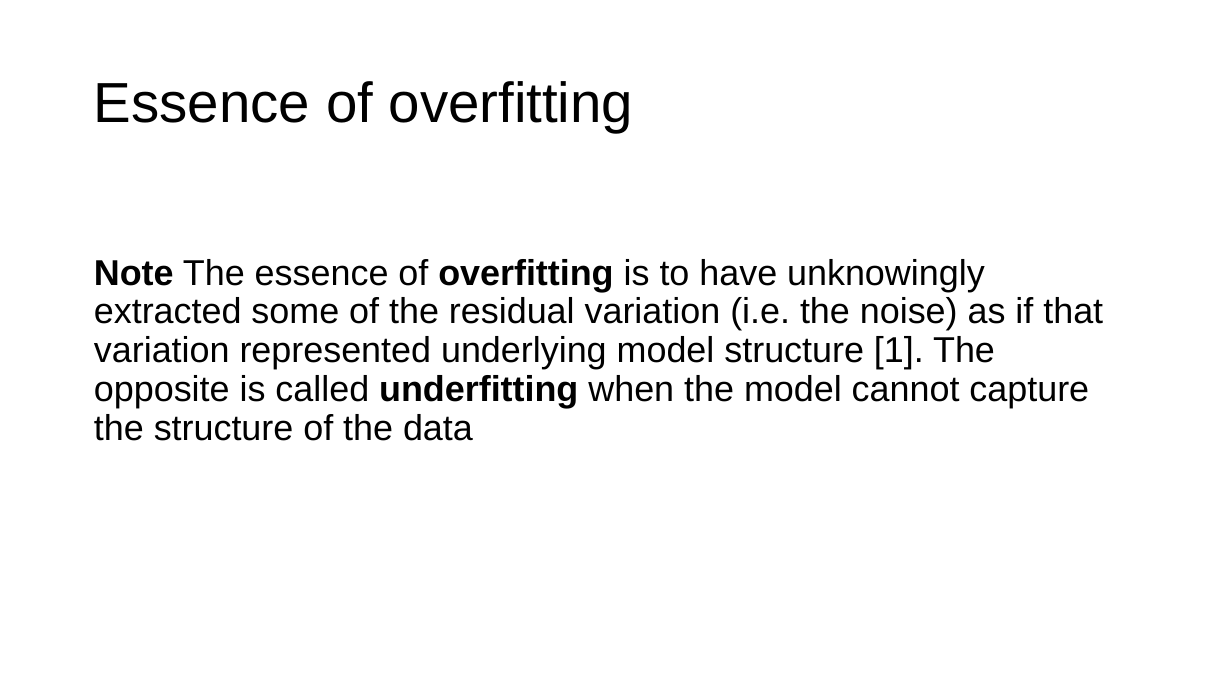
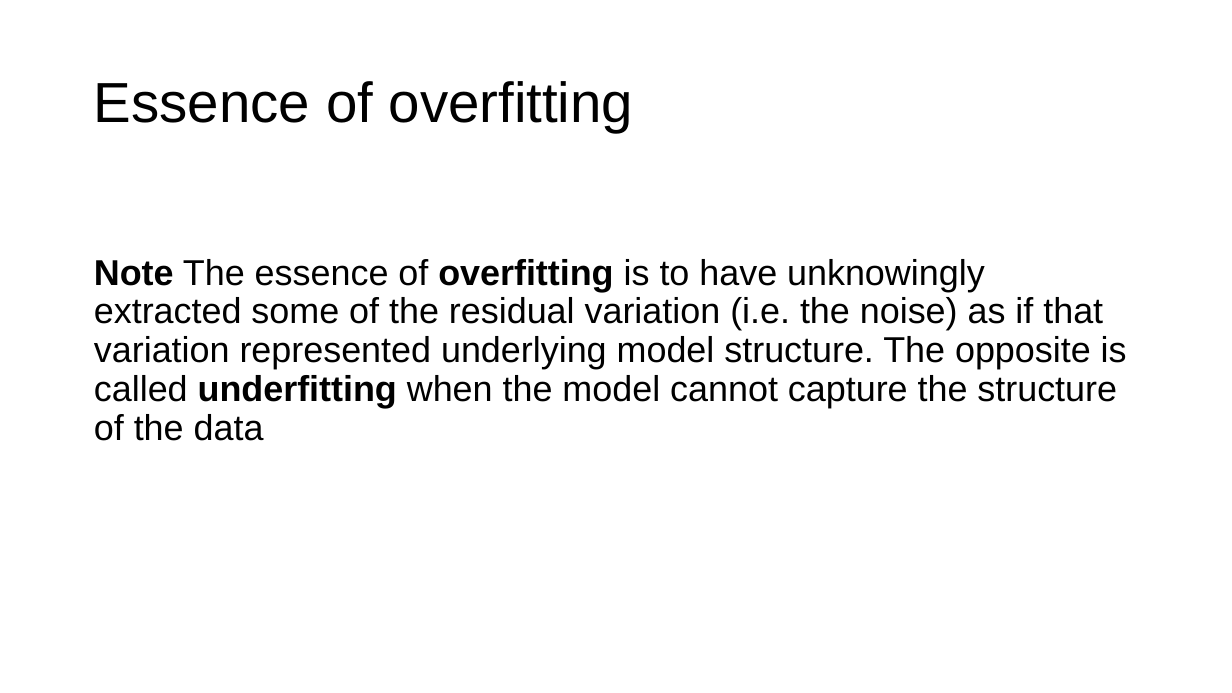
Before and after one commit to toelt-llc/MSCA-ITN-PARENT, a slide deck: slide 13 of DETERMINED2022/Introduction to model validation and unbalanced datasets/DETERMINED2022-toelt-Model_Validation_lecture_michelucci.pptx (slide 11 before the commit). Drawn at 1232x693 pixels with LibreOffice and Linux fonts; fonts in the diff are those of the drawing; background and template pictures are left out. Boxes give left, top, right and bottom in pixels: in the first picture for what was removed or moved away, otherwise in the second. Text is boxed around its words. In the diff, an @@ line names an element or a change of style, - is before the commit and + after.

```diff
--- a/DETERMINED2022/Introduction to model validation and unbalanced datasets/DETERMINED2022-toelt-Model_Validation_lecture_michelucci.pptx
+++ b/DETERMINED2022/Introduction to model validation and unbalanced datasets/DETERMINED2022-toelt-Model_Validation_lecture_michelucci.pptx
@@ text at (x1=94, y1=259, x2=1127, y2=441): text changed @@
-Note The essence of overfitting is to have unknowingly extracted some of the residual variation (i.e. the noise) as if that variation represented underlying model structure [1]. The opposite is called underfitting when the model cannot capture the structure of the data
+Note The essence of overfitting is to have unknowingly extracted some of the residual variation (i.e. the noise) as if that variation represented underlying model structure. The opposite is called underfitting when the model cannot capture the structure of the data
```
Also in this commit, not shown: 6 other slides changed, 7 slides added, 2 slides removed, 2 other files.
